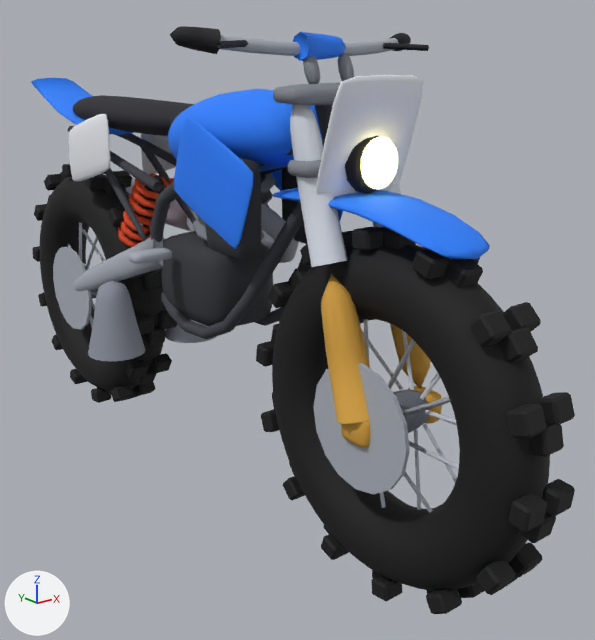
One commit to the Blender file models/bike.blend: the scene before it, then after it.
Camera for both pictures: a 50 mm lens placed at (-1.25, -1.97, 0.22), pointed at (0.17, -0.19, -0.49). Arrows for +X, +Y and +Z are at lower left; the lights stay in place. The first picture is the older version.
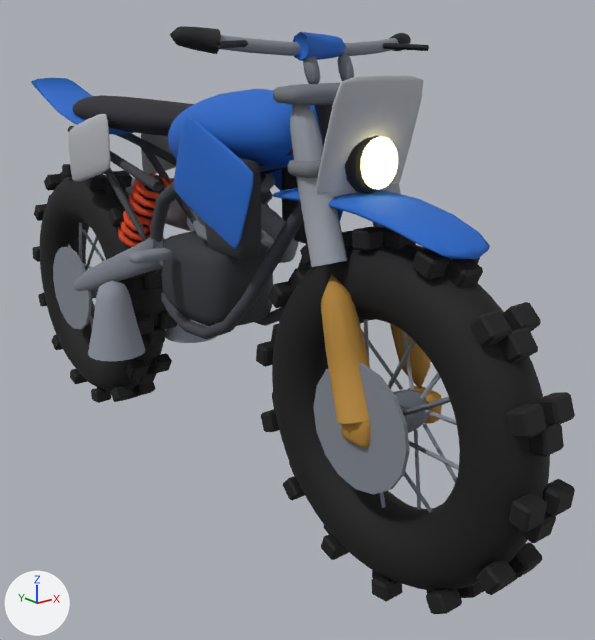
Where the change shows, as pixel boxes (x1, y1, x2, y2) in the pictures (595 x 640 px):
```json
{"object": "plate", "change": "recoloured", "before": [316, 75, 423, 197], "after": [316, 75, 423, 197], "on screen": "white to grey"}
{"object": "disc.001", "change": "recoloured", "before": [313, 363, 410, 495], "after": [313, 363, 410, 495], "on screen": "darker"}
{"object": "shroud-1", "change": "recoloured", "before": [174, 116, 253, 249], "after": [174, 116, 253, 249]}
{"object": "tank", "change": "recoloured", "before": [168, 89, 323, 172], "after": [168, 89, 323, 172]}
{"object": "front_fender", "change": "recoloured", "before": [273, 188, 490, 259], "after": [273, 188, 490, 259]}
{"object": "fork_tube-1", "change": "recoloured", "before": [290, 105, 347, 267], "after": [290, 105, 347, 267], "on screen": "light grey to grey"}
{"object": "spokes.001", "change": "recoloured", "before": [361, 319, 459, 513], "after": [361, 319, 459, 513]}
{"object": "side_plate-1", "change": "recoloured", "before": [69, 114, 111, 181], "after": [69, 114, 111, 181], "on screen": "white to grey"}
{"object": "disc", "change": "recoloured", "before": [53, 247, 92, 330], "after": [53, 247, 92, 330], "on screen": "darker"}
{"object": "arm-1", "change": "recoloured", "before": [73, 237, 165, 291], "after": [73, 237, 165, 291], "on screen": "darker"}
{"object": "bar", "change": "recoloured", "before": [221, 35, 399, 56], "after": [221, 35, 399, 56], "on screen": "darker"}
{"object": "rear_fender", "change": "recoloured", "before": [31, 78, 134, 135], "after": [31, 78, 134, 135]}
{"object": "bar_pad", "change": "recoloured", "before": [293, 32, 346, 61], "after": [293, 32, 346, 61], "on screen": "darker"}
{"object": "header", "change": "recoloured", "before": [261, 204, 298, 263], "after": [261, 204, 298, 263]}
{"object": "silencer", "change": "recoloured", "before": [126, 178, 198, 231], "after": [126, 178, 198, 231], "on screen": "darker"}
{"object": "side_plate1", "change": "recoloured", "before": [141, 133, 176, 175], "after": [141, 133, 176, 175], "on screen": "darker"}
{"object": "peg-1", "change": "recoloured", "before": [128, 248, 172, 264], "after": [128, 248, 172, 264], "on screen": "darker"}
{"object": "spokes", "change": "recoloured", "before": [68, 223, 105, 326], "after": [68, 223, 105, 326]}
{"object": "shroud1", "change": "recoloured", "before": [271, 169, 343, 221], "after": [271, 169, 343, 221]}
{"object": "fork_tube1", "change": "recoloured", "before": [373, 183, 401, 227], "after": [373, 183, 401, 227]}
{"object": "peg1", "change": "recoloured", "before": [263, 232, 275, 242], "after": [263, 232, 275, 242]}
```

Scene script edits in JSON lines:
```json
{"op": "set", "path": "mat_chrome.base_color", "old": "(0.604, 0.638, 0.711)", "new": "(0.274, 0.296, 0.342)", "note": "light grey #ccd1db -> grey #8f949e"}
{"op": "set", "path": "mat_silver.base_color", "old": "(0.393, 0.42, 0.477)", "new": "(0.214, 0.233, 0.274)", "note": "grey #a8adb8 -> grey #7f858f"}
{"op": "set", "path": "mat_blue.base_color", "old": "(0.0196, 0.214, 1.0)", "new": "(0.0134, 0.133, 0.57)", "note": "blue #267fff -> blue #1f66c7"}
{"op": "set", "path": "mat_white.base_color", "old": "(0.828, 0.848, 0.89)", "new": "(0.448, 0.462, 0.492)", "note": "white #ebedf2 -> grey #b3b5ba"}
```
